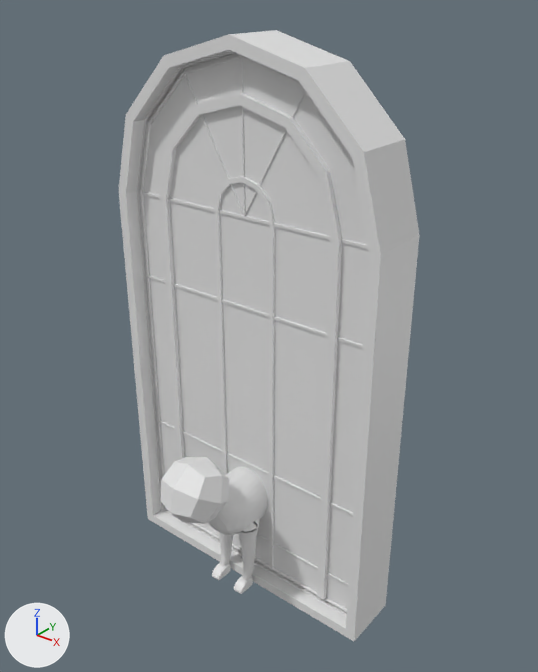
An edit to the Blender file Blend/Casa/HouseJanela2.blend, drawn before and after from the same camera.
Camera for both pictures: a 50 mm camera at (1.72, -2.06, 2.45) aimed at (0.02, 0.06, 1.13). The axes (+X, +Y, +Z) are drawn at lower left. The lights are the same throughout.

Names of what the first picture shows: 'BaseCat', 'HouseJanela2'.
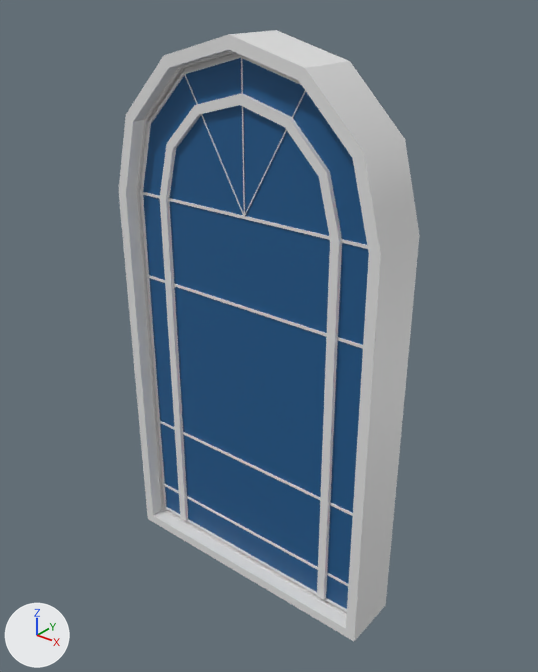
Boxes (x1, y1, x2, y2) around the edits, measured in the pictures (538 x 672 px):
```json
{"object": "BaseCat", "change": "hidden", "before": [161, 457, 267, 594]}
{"part": 1, "of": "me_housejanela2", "change": "deleted", "before": [214, 176, 275, 569]}
{"part": 2, "of": "me_housejanela2", "change": "recoloured", "before": [124, 48, 408, 612], "after": [124, 48, 408, 612], "on screen": "grey to blue"}
```

Edits to the scene script, one JSON object a line:
```json
{"op": "add", "block": "img_texhousejanela2", "code": ["img_texhousejanela2 = load_image('TexHouseJanela2', '../../Textures/TexHouseJanela2.png', 1024, 1024, 'sRGB')"]}
{"op": "add", "block": "mat_mathousejanela2", "code": ["mat_mathousejanela2 = bpy.data.materials.new('MatHouseJanela2')", "# uses the picture img_texhousejanela2"]}
{"block": "me_housejanela2", "where": "# used by ob_housejanela2; location = (0.0, 0.0, 0.0)"}
{"op": "remove", "block": "me_housejanela2", "code": "me_housejanela2.from_pydata(...)  # 2832 vertices, 2800 faces; spans x -0.61..0.61, y -0.12..0.12, z -0.01..2.28"}
{"op": "add", "block": "me_housejanela2", "code": "me_housejanela2.from_pydata(...)  # 434 vertices, 405 faces; spans x -0.61..0.61, y -0.12..0.12, z -0.01..2.28"}
{"block": "me_housejanela2", "change": "me_housejanela2 part 1: the loose piece of 760 vertices spanning x -0.14..0.14, y -0.07..-0.05, z 0.07..1.8 is deleted"}
{"block": "me_housejanela2", "change": "me_housejanela2 part 2: 293 faces spanning x -0.61..0.61, y -0.12..0.12, z -0.01..2.28 switch from no material to mat_mathousejanela2"}
{"op": "add", "block": "ob_basecat", "code": "ob_basecat.hide_set(True)"}
```
